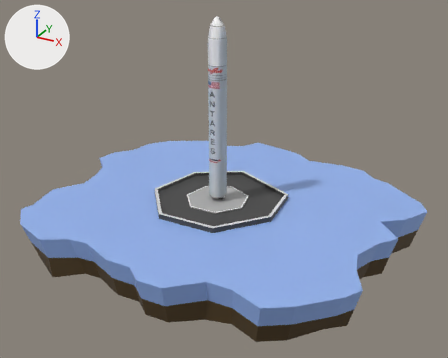
Before and after pictures for a commit that changed the glTF model public/Antares.gltf.
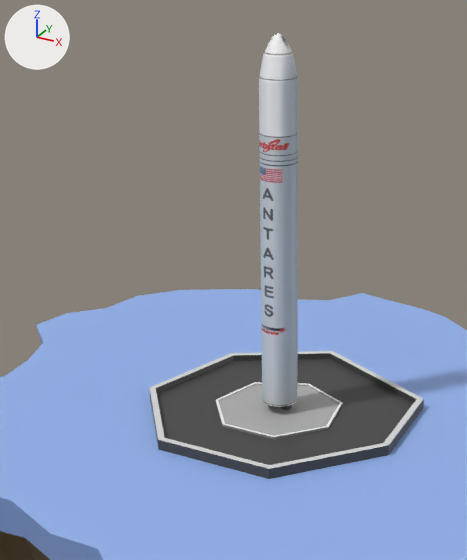
The first picture shows the older version from a 50 mm lens placed at (6.05, -10.73, 5.96), pointed at (0.27, -0.21, 0.7). The close-ups show both versions on the part from 18% to 69% of the width and 0% to 76% of the height of that picture. Arrows for +X, +Y and +Z are at upper left; the lights stay in place. Where no turn or scale is listed for an object, it has been applied to the vertices.

The older version as bpy lines, for what is in view:
```python
me_cylinder_002 = bpy.data.meshes.new('Cylinder.002')
me_cylinder_002.from_pydata(...)  # 480 vertices, 888 faces; spans x -1.9..4.5, y -3.2..3.2, z -1.0..57.9
# faces by material slot: [444, 444]
me_cylinder_002.materials.append(mat_engine)  # black #2c2c2c
me_cylinder_002.materials.append(mat_antares_002)  # picture img_screenshot_2023_07_30_at_11_26_48_pm
me_cylinder_007 = bpy.data.meshes.new('Cylinder.007')
me_cylinder_007.from_pydata(...)  # 28 vertices, 52 faces; spans x -0.686..0.686, y -0.634..0.703, z -0.019..0.009
# faces by material slot: [31, 5, 16]
me_cylinder_007.materials.append(mat_launchfloor_002)  # grey #909090
me_cylinder_007.materials.append(mat_landingpad_002)  # grey #afafaf
me_cylinder_007.materials.append(mat_padborder_002)  # white #f8f8f8
me_plane_001 = bpy.data.meshes.new('Plane.001')
me_plane_001.from_pydata(...)  # 332 vertices, 660 faces; spans x -1.38..1.44, y -1.35..1.23, z -0.13..0.13
# faces by material slot: [330, 330]
me_plane_001.materials.append(mat_grass)  # blue #94b3ee
me_plane_001.materials.append(mat_dirt)  # brown #503d20
ob_cylinder_002 = bpy.data.objects.new('Cylinder.002', me_cylinder_007)
ob_cylinder_002.location = (-0.01, -0.01, 0.1)
ob_cylinder_003 = bpy.data.objects.new('Cylinder.003', me_cylinder_002)
ob_cylinder_003.location = (0.08, 0.0, 0.19)
ob_cylinder_003.rotation_euler = (0.0, 0.0, 3.142)  # degrees (0, 0, 180)
ob_cylinder_003.scale = (0.0596, 0.0596, 0.066)
ob_plane = bpy.data.objects.new('Plane', me_plane_001)
ob_plane.location = (0.19, -0.01, -0.39)
ob_plane.scale = (-2.86, -2.79, -3.33)
# also in view: 'Circle.001' at (-0.01, 0.11, 0.09)
```
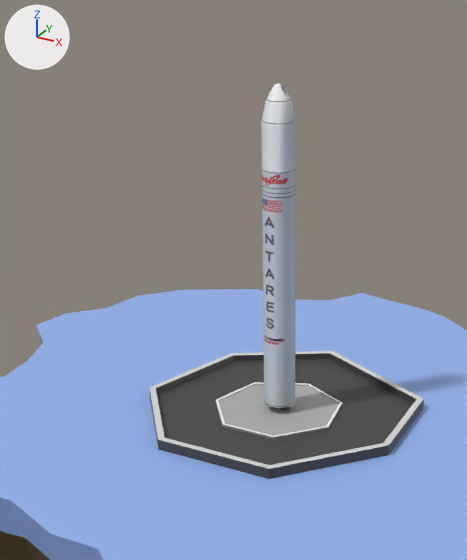
What the commit changed:
Object 'Cylinder.003' (ob_cylinder_003) moves from (0.08, 0.0, 0.19) to (0.07, 0.0, 0.17).
Object 'Cylinder.003' (ob_cylinder_003) is rescaled from (0.0596, 0.0596, 0.066) to (0.0526, 0.0526, 0.0583).

Where the change shows, as pixel boxes (x1, y1, x2, y2) in the close-ups (467 x 560 px):
'Cylinder.003', moved, rescaled (10% narrower, 13% shorter)
    before: (259, 33, 298, 410)
    after: (261, 83, 296, 411)
